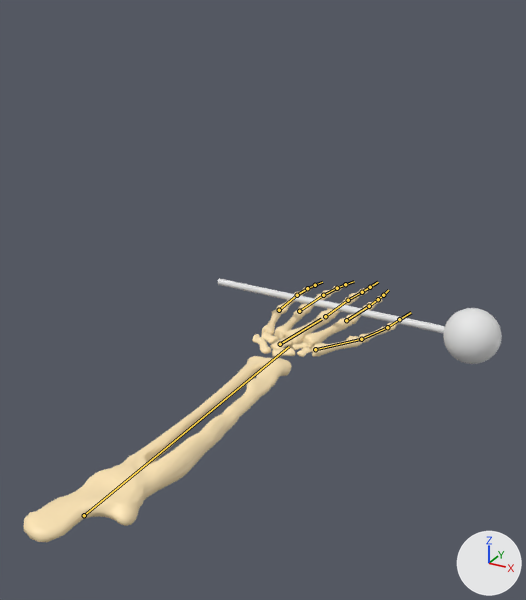
Two versions of the FBX model Assets/Meshes/Skeleton_Hand.fbx, one commit apart.
Both versions are drawn from a 50 mm camera at (10.7, -25.3, 12.8) aimed at (0.5, -6.9, 3.6). Every picture has the same lights, and +X, +Y and +Z are marked at lower right. The bones that bend it are drawn over the model as lines.
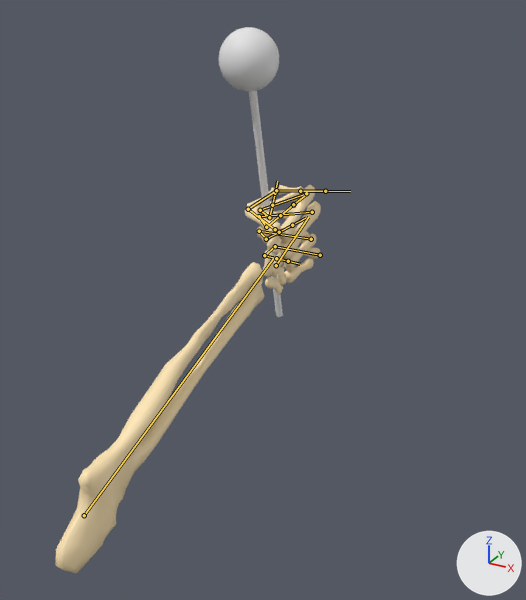
The newer file adds an action. The first version stands in its rest pose; the second is drawn at frame 1 of the action 'Armature|Armature|Armature|Idle|Armature|Idle'.

The edits, one by one:
Bone 'Arm' (bone_arm) turns from (0, 0, 0) to (-54, -88, 74) degrees about its own x, y and z.
Bone 'Hand' (bone_hand) turns from (0, 0, 0) to (0, 0, 4) degrees about its own x, y and z.
Bone 'Middle_1' (bone_middle_1) turns from (0, 0, 0) to (115, 1, -1) degrees about its own x, y and z.
Bone 'Middle_2' (bone_middle_2) turns from (0, 0, 0) to (111, 12, 12) degrees about its own x, y and z.
Bone 'Middle_3' (bone_middle_3) turns from (0, 0, 0) to (112, 10, 6) degrees about its own x, y and z.
Bone 'Point_1' (bone_point_1) moves from (0.0, 0.0, 0.0) to (0.05, -0.27, -0.04).
Bone 'Point_1' (bone_point_1) turns from (0, 0, 0) to (6, -5, -128) degrees about its own x, y and z.
Bone 'Point_2' (bone_point_2) turns from (0, 0, 0) to (-11, 4, -110) degrees about its own x, y and z.
Bone 'Point_3' (bone_point_3) turns from (0, 0, 0) to (-4, -2, -137) degrees about its own x, y and z.
Bone 'Ring_1' (bone_ring_1) moves from (0.0, 0.0, 0.0) to (0.07, -0.05, -0.01).
Bone 'Ring_1' (bone_ring_1) turns from (0, 0, 0) to (-14, 5, -112) degrees about its own x, y and z.
Bone 'Ring_2' (bone_ring_2) turns from (0, 0, 0) to (-18, 9, -110) degrees about its own x, y and z.
Bone 'Ring_3' (bone_ring_3) turns from (0, 0, 0) to (-25, 18, -103) degrees about its own x, y and z.
Bone 'Pinky_1' (bone_pinky_1) moves from (0.0, 0.0, 0.0) to (-0.17, 0.48, -0.01).
Bone 'Pinky_1' (bone_pinky_1) turns from (0, 0, 0) to (-16, 9, -118) degrees about its own x, y and z.
Bone 'Pinky_2' (bone_pinky_2) turns from (0, 0, 0) to (12, -3, -67) degrees about its own x, y and z.
Bone 'Pinky_3' (bone_pinky_3) turns from (0, 0, 0) to (-21, 27, -92) degrees about its own x, y and z.
Bone 'Thumb_1' (bone_thumb_1) turns from (0, 0, 0) to (-104, -111, 42) degrees about its own x, y and z.
Bone 'Thumb_2' (bone_thumb_2) turns from (0, 0, 0) to (104, 37, 78) degrees about its own x, y and z.
Bone 'Thumb_3' (bone_thumb_3) turns from (0, 0, 0) to (14, 7, 56) degrees about its own x, y and z.

What differs and where, as boxes (x1, y1, x2, y2) in the pictures (526 x 600 px):
'Cylinder.026', posed (23% narrower, 67% taller)
    before: (23, 356, 292, 542)
    after: (56, 262, 264, 573)
'Cylinder', posed (77% narrower, 238% taller)
    before: (218, 279, 502, 364)
    after: (219, 27, 283, 317)
'Cylinder.002', posed (71% narrower, 17% shorter)
    before: (252, 284, 398, 358)
    after: (279, 201, 321, 262)
'Cylinder.003', now drawn (beige)
    after: (278, 185, 315, 242)
'Cylinder.023', now drawn (beige)
    after: (245, 204, 280, 236)
'Cylinder.004', now drawn
    after: (283, 233, 317, 271)
'Cylinder.005', now drawn
    after: (284, 258, 314, 283)
'Cylinder.014', now drawn
    after: (261, 188, 304, 208)
'Cylinder.009', now drawn
    after: (263, 252, 274, 277)
'Cylinder.010', now drawn
    after: (265, 277, 284, 295)
'Cylinder.001', now drawn
    after: (271, 252, 284, 277)
'Cylinder.024', now drawn
    after: (247, 188, 278, 207)
'Cylinder.020', now drawn
    after: (296, 247, 320, 259)
'Cylinder.006', now drawn
    after: (277, 267, 287, 285)
'Cylinder.011', now drawn
    after: (259, 208, 295, 218)
'Cylinder.025', now drawn
    after: (278, 185, 302, 195)
'Cylinder.018', now drawn
    after: (257, 226, 269, 243)
'Cylinder.008', now drawn
    after: (267, 234, 277, 250)
'Cylinder.015', now drawn
    after: (259, 206, 272, 220)
'Cylinder.007', now drawn
    after: (272, 237, 282, 254)
'Cylinder.017', now drawn
    after: (263, 228, 309, 244)
'Cylinder.013', now drawn
    after: (270, 212, 283, 221)
'Cylinder.016', now drawn
    after: (269, 203, 274, 217)
'Cylinder.019', now drawn
    after: (268, 232, 279, 240)
bone 'Arm', root to tip
    before: (84, 515) to (289, 346)
    after: (84, 515) to (274, 257)
bone 'Hand', root to tip
    before: (280, 344) to (321, 319)
    after: (276, 265) to (308, 217)
bone 'Middle_1', root to tip
    before: (325, 316) to (348, 300)
    after: (312, 212) to (259, 216)
bone 'Middle_2', root to tip
    before: (348, 300) to (362, 292)
    after: (259, 216) to (266, 227)
bone 'Middle_3', root to tip
    before: (362, 292) to (370, 287)
    after: (266, 227) to (280, 215)
bone 'Point_1', root to tip
    before: (346, 320) to (369, 306)
    after: (306, 193) to (260, 210)
bone 'Point_2', root to tip
    before: (369, 306) to (378, 299)
    after: (260, 210) to (269, 217)
bone 'Point_3', root to tip
    before: (378, 299) to (383, 295)
    after: (269, 217) to (272, 205)
bone 'Ring_1', root to tip
    before: (299, 311) to (323, 295)
    after: (311, 239) to (259, 231)
bone 'Ring_2', root to tip
    before: (323, 295) to (337, 288)
    after: (259, 231) to (266, 239)
bone 'Ring_3', root to tip
    before: (337, 288) to (345, 284)
    after: (266, 239) to (279, 232)
bone 'Pinky_1', root to tip
    before: (279, 310) to (297, 295)
    after: (320, 255) to (275, 246)
bone 'Pinky_2', root to tip
    before: (297, 295) to (307, 288)
    after: (275, 246) to (264, 255)
bone 'Pinky_3', root to tip
    before: (307, 288) to (315, 285)
    after: (264, 255) to (276, 258)
bone 'Thumb_1', root to tip
    before: (315, 349) to (361, 339)
    after: (275, 229) to (248, 209)
bone 'Thumb_2', root to tip
    before: (361, 339) to (387, 327)
    after: (248, 209) to (276, 190)
bone 'Thumb_3', root to tip
    before: (387, 327) to (399, 319)
    after: (276, 190) to (300, 191)
